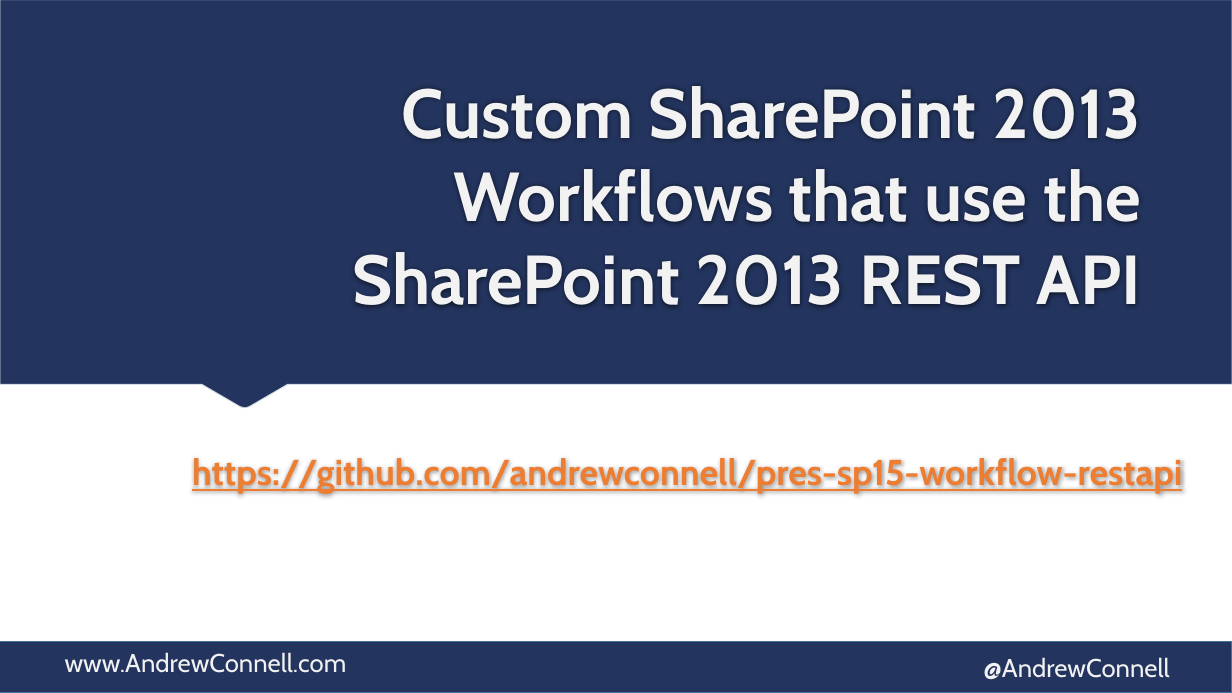
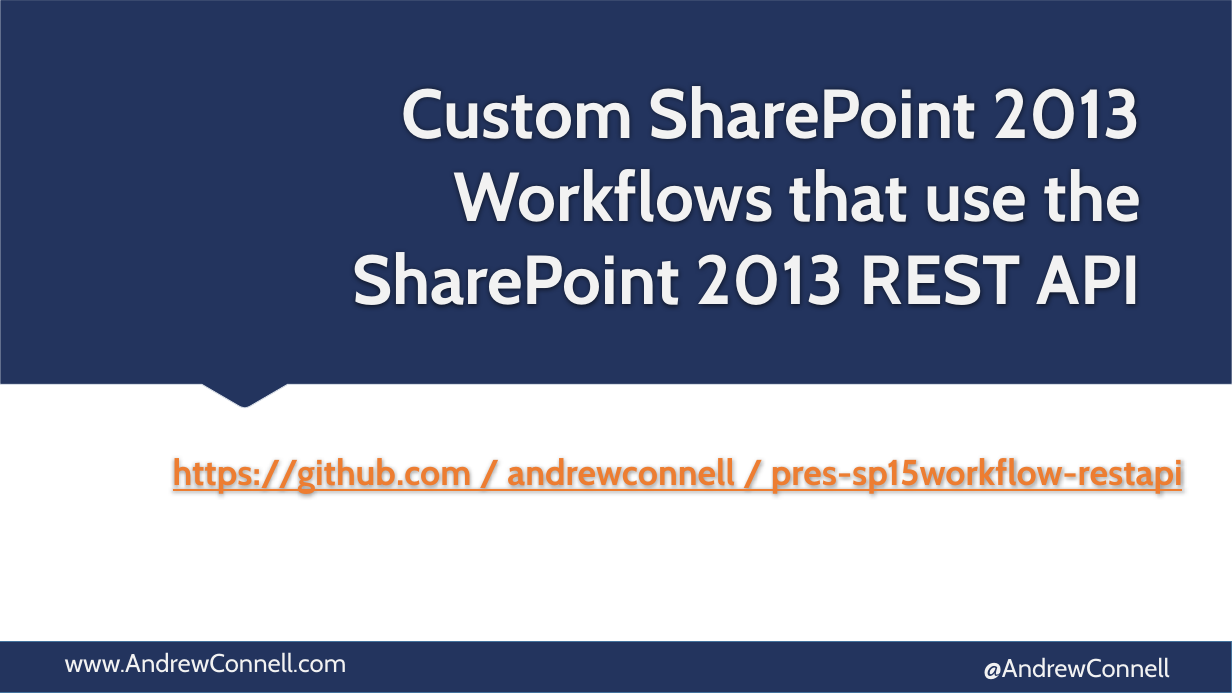
Before and after one commit to andrewconnell/pres-sp15workflow-restapi, a slide deck: slide 1 of presentation.pptx. Drawn at 1232x693 pixels with LibreOffice and Linux fonts; fonts in the diff are those of the drawing. Boxes give left, top, right and bottom in pixels: in the first picture for what was removed or moved away, otherwise in the second. Text is boxed around its words. In the diff, an @@ line names an element or a change of style, - is before the commit and + after.

Commit message:
finished presentation

```diff
--- a/presentation.pptx
+++ b/presentation.pptx
@@ subtitle at [173,458,1183,494]: text changed @@
-https://github.com/andrewconnell/pres-sp15-workflow-restapi
+https://github.com / andrewconnell / pres-sp15workflow-restapi
```
Also in this commit, not shown: 47 other files.
